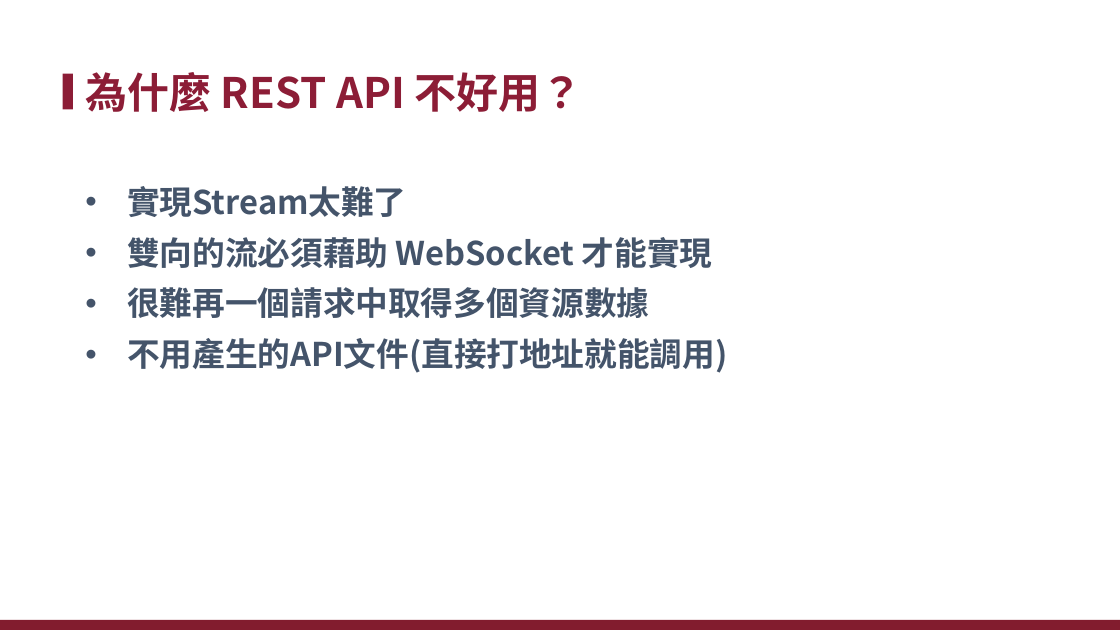
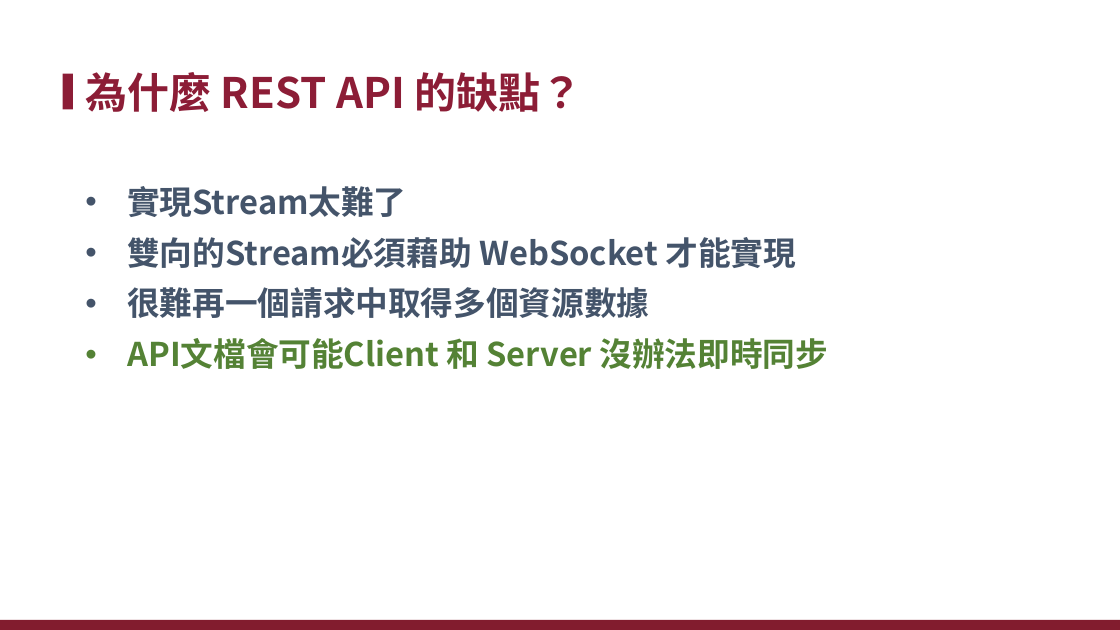
Before and after one commit to xiauchen/5__gRPC, a slide deck: slide 7 of 空白PPT.pptx. Drawn at 1120x630 pixels with LibreOffice and Linux fonts; fonts in the diff are those of the drawing; background and template pictures are left out. Boxes give left, top, right and bottom in pixels: in the first picture for what was removed or moved away, otherwise in the second. Text is boxed around its words. In the diff, an @@ line names an element or a change of style, - is before the commit and + after.

```diff
--- a/空白PPT.pptx
+++ b/空白PPT.pptx
@@ title at (x1=85, y1=72, x2=583, y2=112): text changed @@
-為什麼 REST API 不好用？
+為什麼 REST API 的缺點？
@@ text at (x1=127, y1=237, x2=796, y2=268): text changed @@
-• 雙向的流必須藉助 WebSocket 才能實現
+• 雙向的Stream必須藉助 WebSocket 才能實現
@@ text at (x1=127, y1=338, x2=828, y2=369): text changed; text colour #44546A to #548235 @@
-• 不用產生的API文件(直接打地址就能調用)
+• API文檔會可能Client 和 Server 沒辦法即時同步
```
Also in this commit, not shown: 23 other slides changed, 19 slides added, 4 slides removed, 17 other files.
